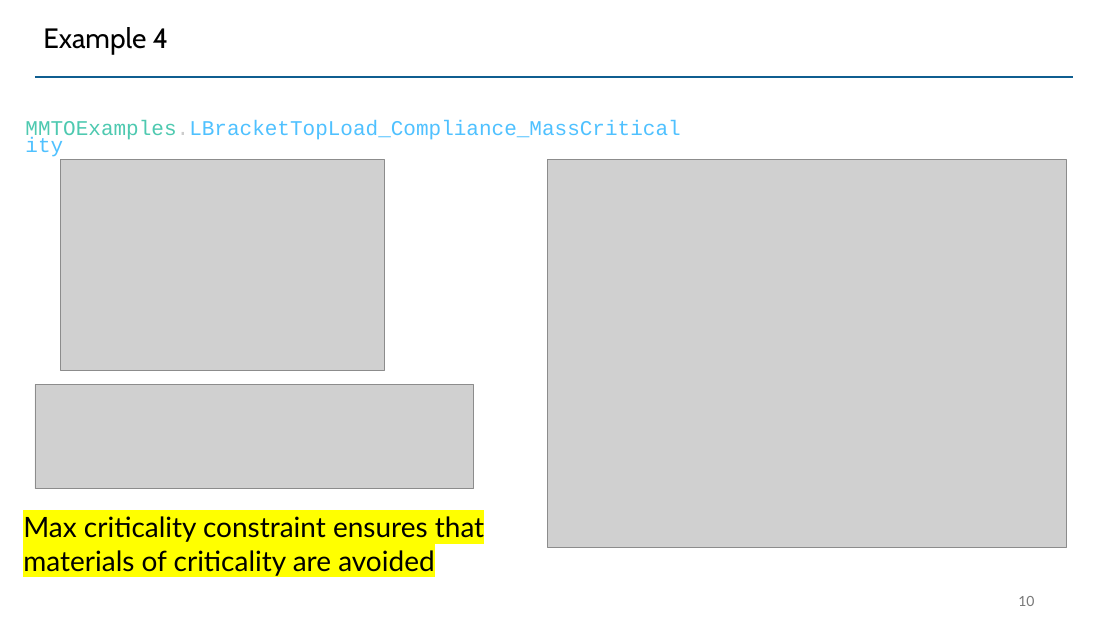
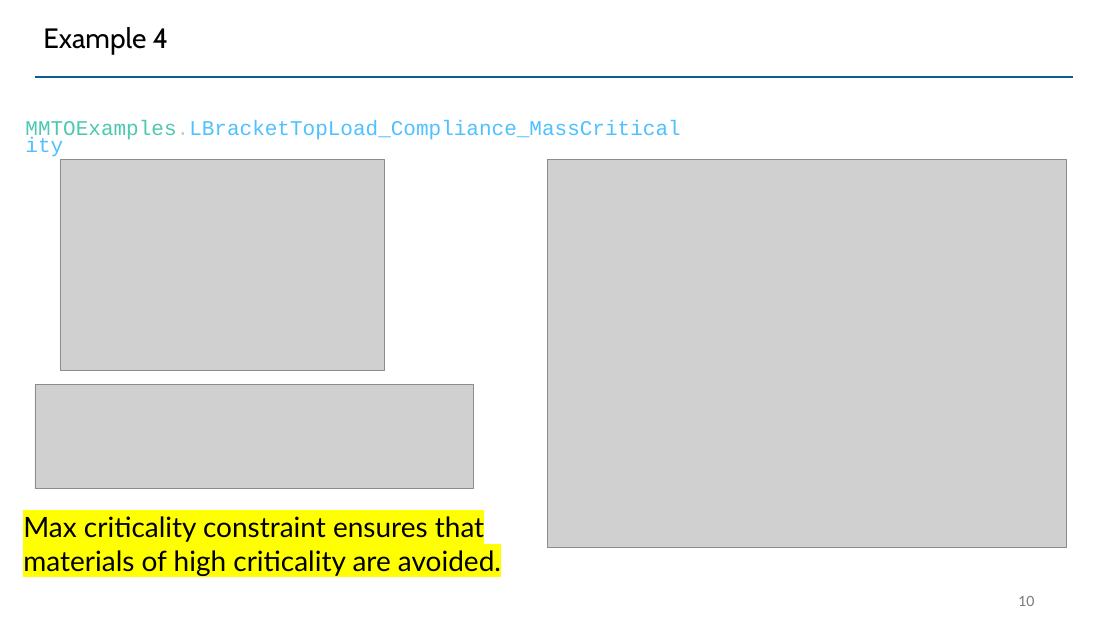
Before and after one commit to UW-ERSL/METALS, a slide deck: slide 10 of Slides/MMTOResults.pptx. Drawn at 1120x630 pixels with LibreOffice and Linux fonts; fonts in the diff are those of the drawing; grey boxes stand for pictures. Boxes give left, top, right and bottom in pixels: in the first picture for what was removed or moved away, otherwise in the second. Text is boxed around its words. In the diff, an @@ line names an element or a change of style, - is before the commit and + after.

```diff
--- a/Slides/MMTOResults.pptx
+++ b/Slides/MMTOResults.pptx
@@ text at [23,516,501,576]: text changed @@
-Max criticality constraint ensures that materials of criticality are avoided
+Max criticality constraint ensures that materials of high criticality are avoided.
```
Also in this commit, not shown: 7 other slides changed, 6 other files.
